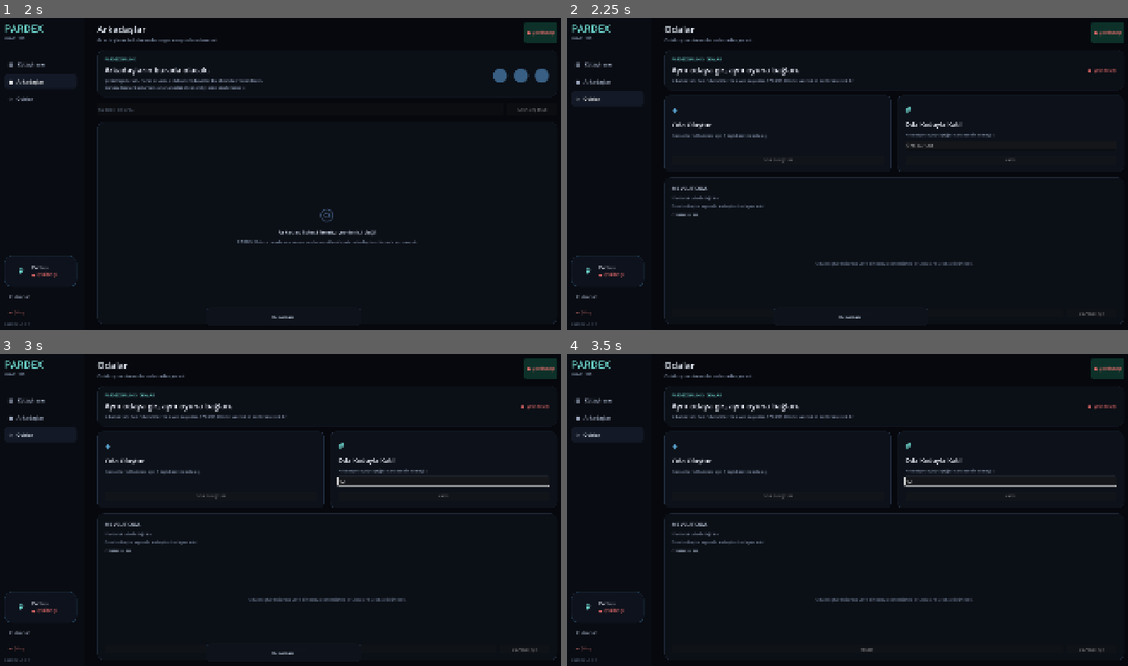
Above: before the commit, frames 1-4 (two rows, left to right).
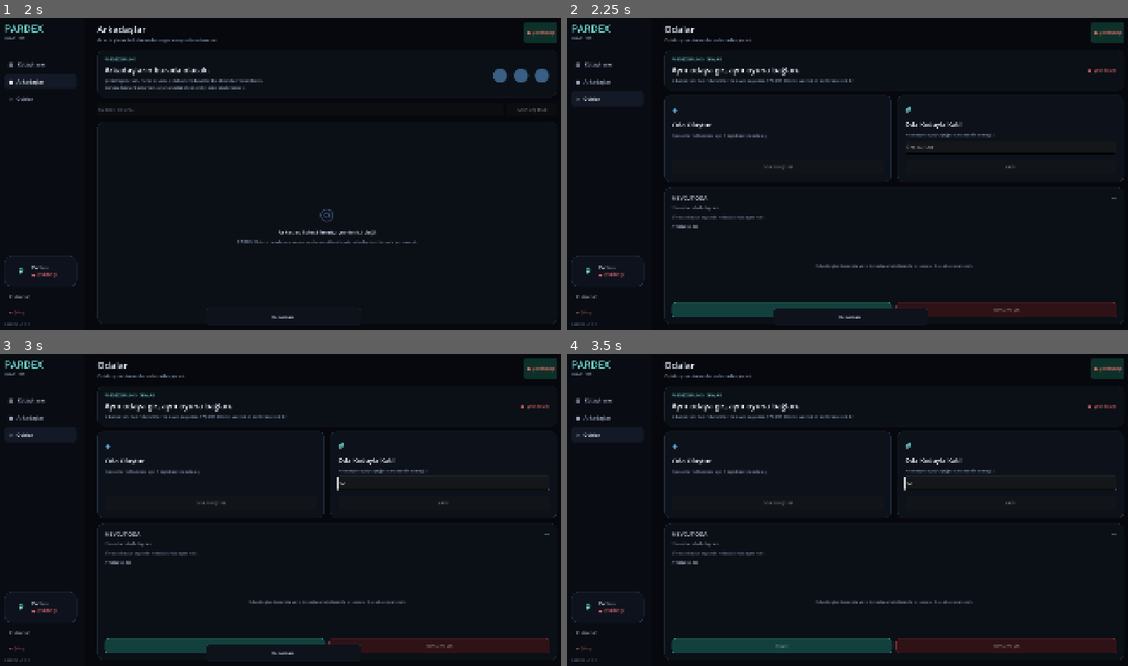
Above: after the commit, the same moments.

Repository: SerkanAydin06/Pardex
Game: Godot game, scene res://scenes/main.tscn
Same seed, same stepped clock (60 frames per second), same inputs: the game is played once before the commit and once after it.
Inputs (mouse positions are in pixels of both pictures, inside the frame that each line leads up to):
- Up to frame 1 (2 s): click "▦ Kütüphane" at 0.5 s; click "● Arkadaşlar" at 1.25 s
- Up to frame 2 (2.25 s): click "◇ Odalar" at 2 s
- Up to frame 3 (3 s): click (443, 481) at 2.77 s; type "12" at 2.85 s
- Up to frame 4 (3.5 s): no input

Frame 1 is identical in both runs. In frame 2, 4.0% of the frame differs, in the area x 17-100%, y 40-96%; in frame 3, 4.3%; in frame 4, 5.0%.

Commit message:
Stabilize and polish room action buttons

Diff:
--- a/scenes/screens/rooms.tscn
+++ b/scenes/screens/rooms.tscn
@@ -43,6 +43,54 @@
 content_margin_right = 20.0
 content_margin_bottom = 11.0
 
+[sub_resource type="StyleBoxFlat" id="ReadyButton"]
+bg_color = Color(0.07, 0.25, 0.24, 1)
+border_width_left = 1
+border_width_top = 1
+border_width_right = 1
+border_width_bottom = 1
+border_color = Color(0.18, 0.53, 0.49, 1)
+corner_radius_top_left = 12
+corner_radius_top_right = 12
+corner_radius_bottom_right = 12
+corner_radius_bottom_left = 12
+content_margin_left = 20.0
+content_margin_top = 11.0
+content_margin_right = 20.0
+content_margin_bottom = 11.0
+
+[sub_resource type="StyleBoxFlat" id="ReadyButtonHover"]
+bg_color = Color(0.09, 0.33, 0.31, 1)
+border_width_left = 1
+border_width_top = 1
+border_width_right = 1
+border_width_bottom = 1
+border_color = Color(0.25, 0.68, 0.61, 1)
+corner_radius_top_left = 12
+corner_radius_top_right = 12
+corner_radius_bottom_right = 12
+corner_radius_bottom_left = 12
+content_margin_left = 20.0
+content_margin_top = 11.0
+content_margin_right = 20.0
+content_margin_bottom = 11.0
+
+[sub_resource type="StyleBoxFlat" id="LeaveButton"]
+bg_color = Color(0.18, 0.07, 0.085, 1)
+border_width_left = 1
+border_width_top = 1
+border_width_right = 1
+border_width_bottom = 1
+border_color = Color(0.46, 0.19, 0.22, 1)
+corner_radius_top_left = 12
+corner_radius_top_right = 12
+corner_radius_bottom_right = 12
+corner_radius_bottom_left = 12
+content_margin_left = 20.0
+content_margin_top = 11.0
+content_margin_right = 20.0
+content_margin_bottom = 11.0
+
 [node name="RoomsContent" type="VBoxContainer"]
 layout_mode = 2
 size_flags_vertical = 3
@@ -127,11 +175,14 @@
 size_flags_vertical = 3
 
 [node name="CreateRoomButton" type="Button" parent="Actions/CreateCard/VBox"]
+custom_minimum_size = Vector2(0, 48)
 layout_mode = 2
 focus_mode = 0
 theme_override_colors/font_color = Color(1, 1, 1, 1)
 theme_override_font_sizes/font_size = 14
 theme_override_styles/normal = SubResource("Button")
+theme_override_styles/hover = SubResource("Button")
+theme_override_styles/pressed = SubResource("Button")
 text = "ODA OLUŞTUR"
 
 [node name="JoinCard" type="PanelContainer" parent="Actions"]
@@ -163,6 +214,7 @@
 autowrap_mode = 2
 
 [node name="RoomCode" type="LineEdit" parent="Actions/JoinCard/VBox"]
+custom_minimum_size = Vector2(0, 44)
 layout_mode = 2
 placeholder_text = "Örn. K7P2Q"
 max_length = 8
@@ -172,14 +224,18 @@
 size_flags_vertical = 3
 
 [node name="JoinRoomButton" type="Button" parent="Actions/JoinCard/VBox"]
+custom_minimum_size = Vector2(0, 48)
 layout_mode = 2
 focus_mode = 0
 theme_override_colors/font_color = Color(1, 1, 1, 1)
 theme_override_font_sizes/font_size = 14
 theme_override_styles/normal = SubResource("Button")
+theme_override_styles/hover = SubResource("Button")
+theme_override_styles/pressed = SubResource("Button")
 text = "KATIL"
 
 [node name="CurrentRoom" type="PanelContainer" parent="."]
+custom_minimum_size = Vector2(0, 300)
 layout_mode = 2
 size_flags_vertical = 3
 theme_override_styles/panel = SubResource("Panel")
@@ -199,10 +255,12 @@
 text = "MEVCUT ODA"
 
 [node name="CurrentRoomCode" type="Label" parent="CurrentRoom/VBox/Header"]
+custom_minimum_size = Vector2(110, 0)
 layout_mode = 2
 theme_override_colors/font_color = Color(0.46, 0.9, 0.86, 1)
 theme_override_font_sizes/font_size = 20
 text = "—"
+horizontal_alignment = 2
 
 [node name="RoomSummary" type="Label" parent="CurrentRoom/VBox"]
 layout_mode = 2
@@ -211,10 +269,12 @@
 text = "Henüz bir odada değilsin."
 
 [node name="LaunchHint" type="Label" parent="CurrentRoom/VBox"]
+custom_minimum_size = Vector2(0, 24)
 layout_mode = 2
 theme_override_colors/font_color = Color(0.46, 0.9, 0.86, 1)
 theme_override_font_sizes/font_size = 13
 text = "Oyun başlatma durumu burada görünecek."
+vertical_alignment = 1
 
 [node name="MembersTitle" type="Label" parent="CurrentRoom/VBox"]
 layout_mode = 2
@@ -225,7 +285,7 @@
 [node name="MembersVBox" type="VBoxContainer" parent="CurrentRoom/VBox"]
 layout_mode = 2
 size_flags_vertical = 3
-theme_override_constants/separation = 6
+theme_override_constants/separation = 8
 
 [node name="Empty" type="Label" parent="CurrentRoom/VBox/MembersVBox"]
 layout_mode = 2
@@ -237,35 +297,52 @@
 vertical_alignment = 1
 
 [node name="RoomActions" type="HBoxContainer" parent="CurrentRoom/VBox"]
-layout_mode = 2
-theme_override_constants/separation = 10
+custom_minimum_size = Vector2(0, 52)
+layout_mode = 2
+theme_override_constants/separation = 12
 
 [node name="ReadyButton" type="Button" parent="CurrentRoom/VBox/RoomActions"]
-layout_mode = 2
-size_flags_horizontal = 3
-focus_mode = 0
-theme_override_colors/font_color = Color(1, 1, 1, 1)
-theme_override_font_sizes/font_size = 14
-theme_override_styles/normal = SubResource("Button")
+custom_minimum_size = Vector2(230, 52)
+layout_mode = 2
+size_flags_horizontal = 3
+focus_mode = 0
+clip_text = true
+theme_override_colors/font_color = Color(0.93, 1, 0.98, 1)
+theme_override_font_sizes/font_size = 14
+theme_override_styles/normal = SubResource("ReadyButton")
+theme_override_styles/hover = SubResource("ReadyButtonHover")
+theme_override_styles/pressed = SubResource("ReadyButtonHover")
+theme_override_styles/disabled = SubResource("ReadyButton")
 text = "HAZIR"
 disabled = true
 
 [node name="StartGameButton" type="Button" parent="CurrentRoom/VBox/RoomActions"]
-layout_mode = 2
-custom_minimum_size = Vector2(250, 0)
-size_flags_horizontal = 3
-focus_mode = 0
+custom_minimum_size = Vector2(230, 52)
+layout_mode = 2
+size_flags_horizontal = 3
+focus_mode = 0
+clip_text = true
 theme_override_colors/font_color = Color(1, 1, 1, 1)
 theme_override_font_sizes/font_size = 14
 theme_override_styles/normal = SubResource("Button")
+theme_override_styles/hover = SubResource("Button")
+theme_override_styles/pressed = SubResource("Button")
+theme_override_styles/disabled = SubResource("Button")
 text = "OYUNU BAŞLAT"
 disabled = true
 visible = false
 
 [node name="LeaveRoomButton" type="Button" parent="CurrentRoom/VBox/RoomActions"]
-layout_mode = 2
-custom_minimum_size = Vector2(170, 0)
-focus_mode = 0
-theme_override_font_sizes/font_size = 14
+custom_minimum_size = Vector2(230, 52)
+layout_mode = 2
+size_flags_horizontal = 3
+focus_mode = 0
+clip_text = true
+theme_override_colors/font_color = Color(1, 0.84, 0.85, 1)
+theme_override_font_sizes/font_size = 14
+theme_override_styles/normal = SubResource("LeaveButton")
+theme_override_styles/hover = SubResource("LeaveButton")
+theme_override_styles/pressed = SubResource("LeaveButton")
+theme_override_styles/disabled = SubResource("LeaveButton")
 text = "ODADAN ÇIK"
 disabled = true
Not shown: 1 places in scenes/screens/rooms.tscn that only renumber resources
